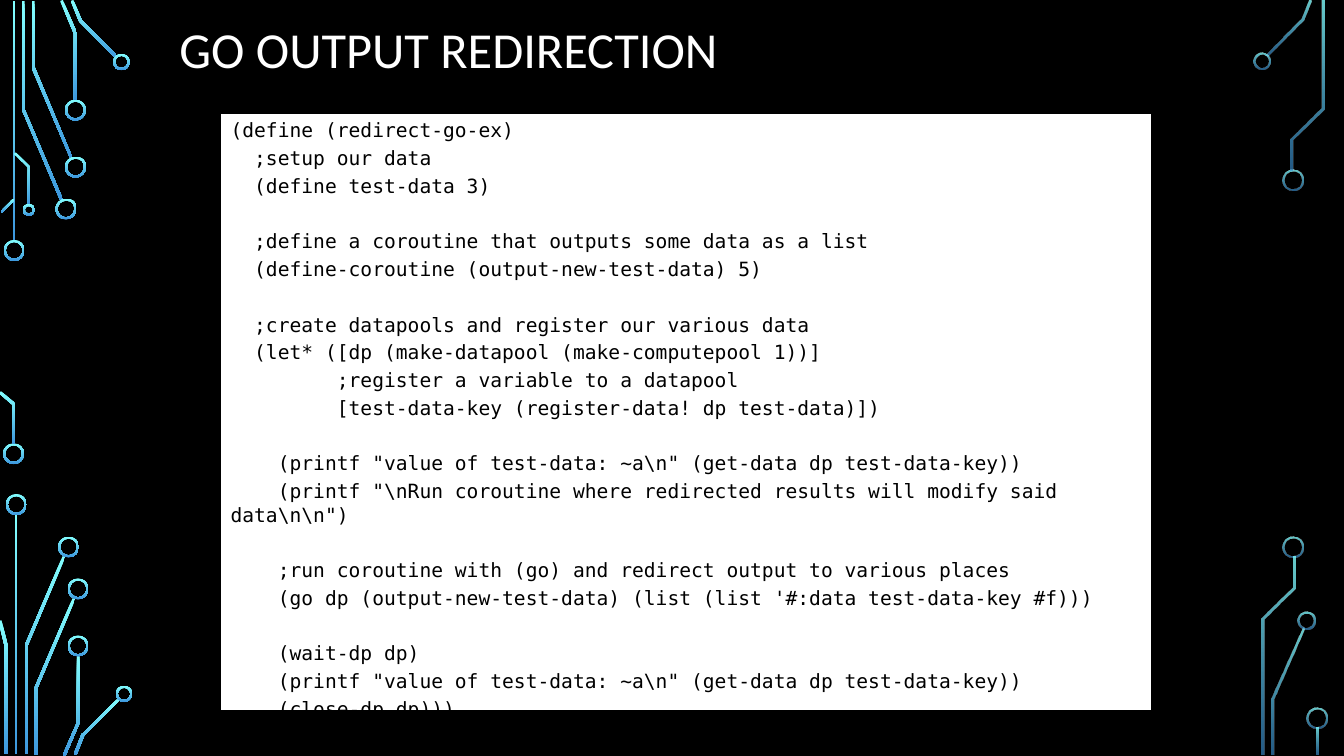
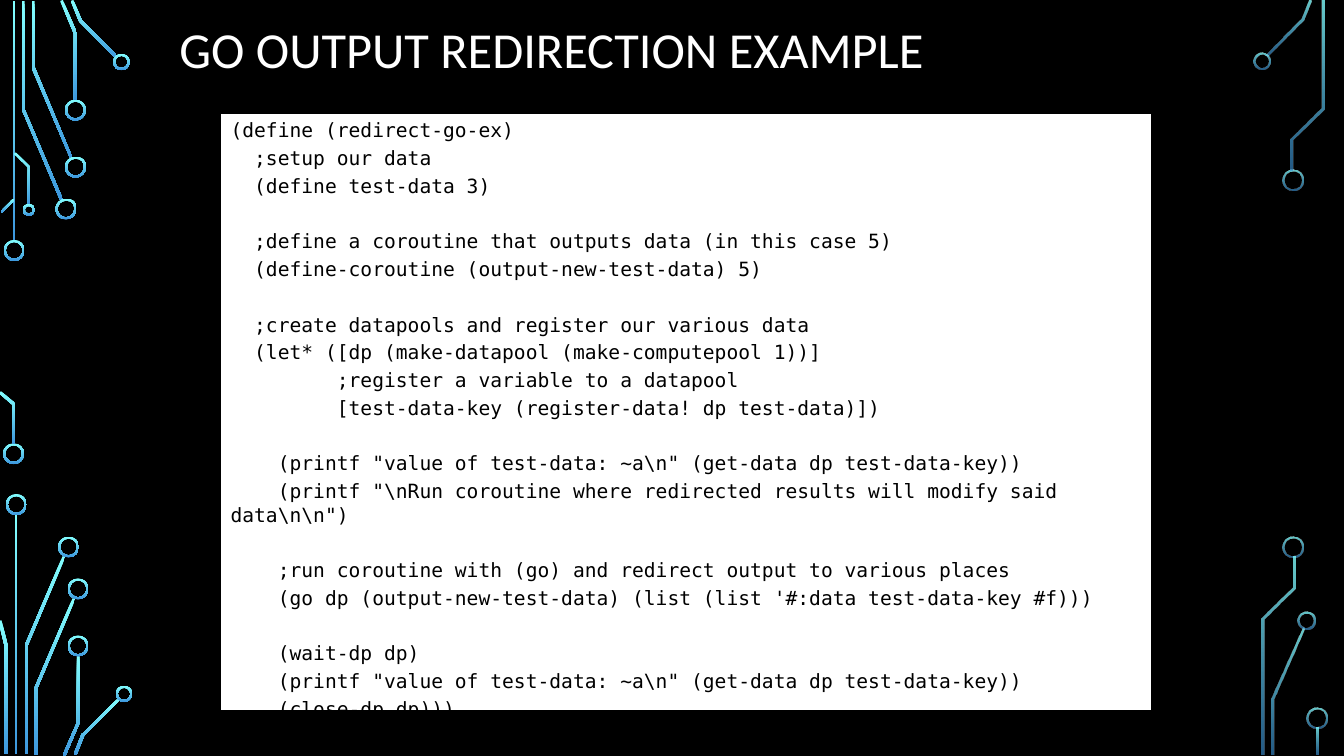
Before and after one commit to durandaltheta/3, a slide deck: slide 32 of DFC3.pptx (slide 31 before the commit). Drawn at 1344x756 pixels with LibreOffice and Linux fonts; fonts in the diff are those of the drawing; background and template pictures are left out. Boxes give left, top, right and bottom in pixels: in the first picture for what was removed or moved away, otherwise in the second. Text is boxed around its words. In the diff, an @@ line names an element or a change of style, - is before the commit and + after.

```diff
--- a/DFC3.pptx
+++ b/DFC3.pptx
@@ title at bbox=[179, 35, 924, 69]: text changed @@
-GO OUTPUT REDIRECTION
+GO OUTPUT REDIRECTION EXAMPLE
@@ text at bbox=[254, 233, 892, 252]: text changed @@
-;define a coroutine that outputs some data as a list
+;define a coroutine that outputs data (in this case 5)
```
Also in this commit, not shown: 8 other slides changed, 2 slides added, 1 slide removed, 3 other files.
